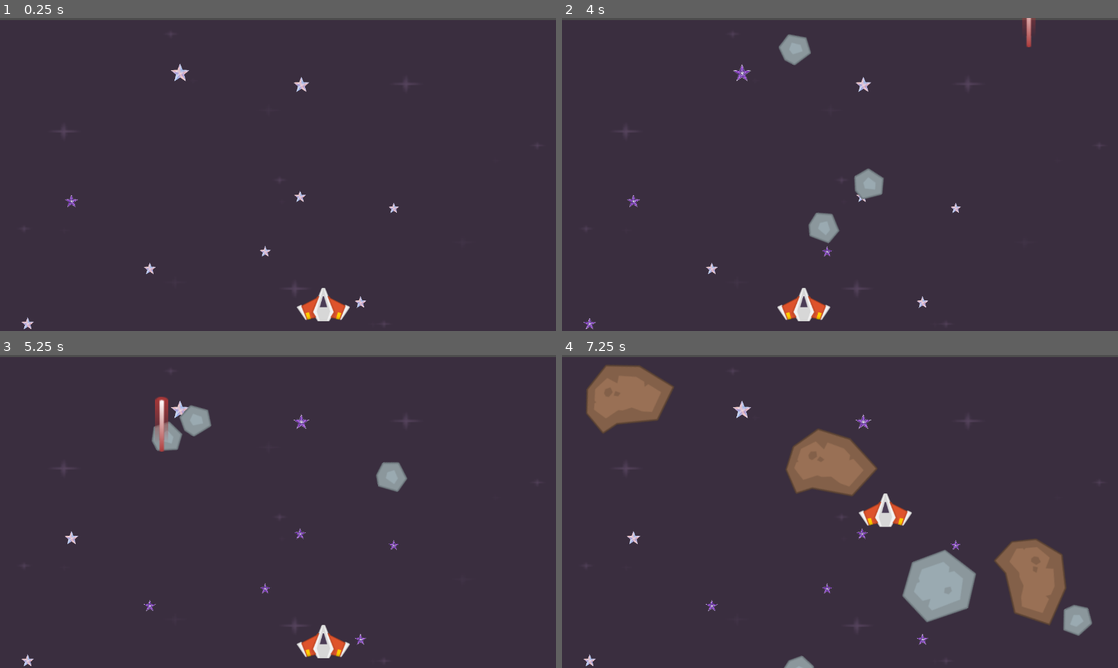
Above: before the commit, frames 1-4 (two rows, left to right).
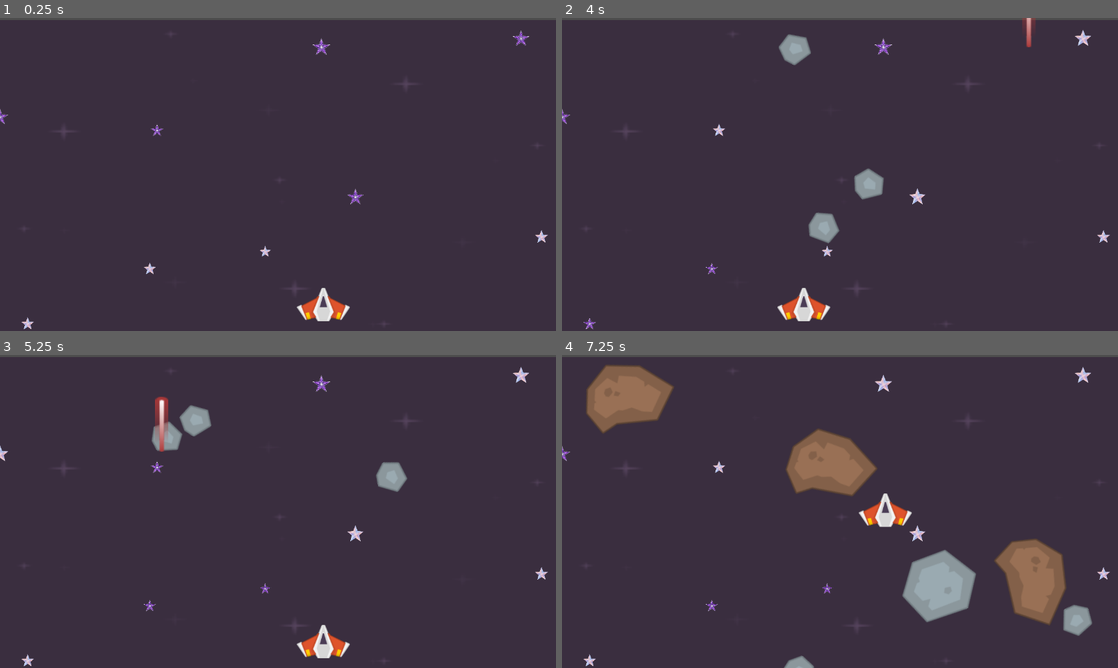
Above: after the commit, the same moments.

Repository: nonakarim/godot-space-shooter
Game: Godot game, scene res://Scenes/level.tscn
Two runs of this game, one before a commit and one after it. Both use one fixed random seed, a clock stepped at 60 frames per second and the inputs below.
Inputs:
- Up to frame 1 (0.25 s): no input
- Up to frame 2 (4 s): hold Right (KeyRight) 0.53-1.28 s; tap O (Original) at 0.6, 2.1, 3.6 s; hold Down (KeyDown) 1.28-2.03 s; tap Space (Shoot) at 1.35, 2.85 s; hold Right (KeyRight) 2.03-2.78 s; hold Up (KeyUp) 2.78-3.53 s; hold Left (KeyLeft) from 3.53 s (still down)
- Up to frame 3 (5.25 s): tap Space (Shoot) at 4.35 s; release Left (KeyLeft) at 5.03 s; hold Down (KeyDown) from 5.03 s (still down); tap O (Original) at 5.1 s
- Up to frame 4 (7.25 s): release Down (KeyDown) at 5.78 s; hold Right (KeyRight) 5.78-6.53 s; tap Space (Shoot) at 5.85 s; hold Up (KeyUp) from 6.53 s (still down); tap O (Original) at 6.6 s

The runs differ from the first frame. In frame 1, 0.6% of the frame differs, in the area x 0-99%, y 4-93%; in frame 2, 0.6%, in the area x 0-99%, y 3-93%; in frame 3, 0.6%; in frame 4, 0.6%.

Commit message:
Randomize star animation speed

Diff:
--- a/Scripts/level.gd
+++ b/Scripts/level.gd
@@ -23,6 +23,8 @@
 		var random_scale = rng.randf_range(0.11, 0.200)
 		star.scale = Vector2(random_scale, random_scale)
 
+		star.speed_scale = rng.randf_range(0.6, 1.4)
+
 func _on_meteor_timer_timeout() -> void:
 	var meteor = MeteorScene.instantiate()
 
